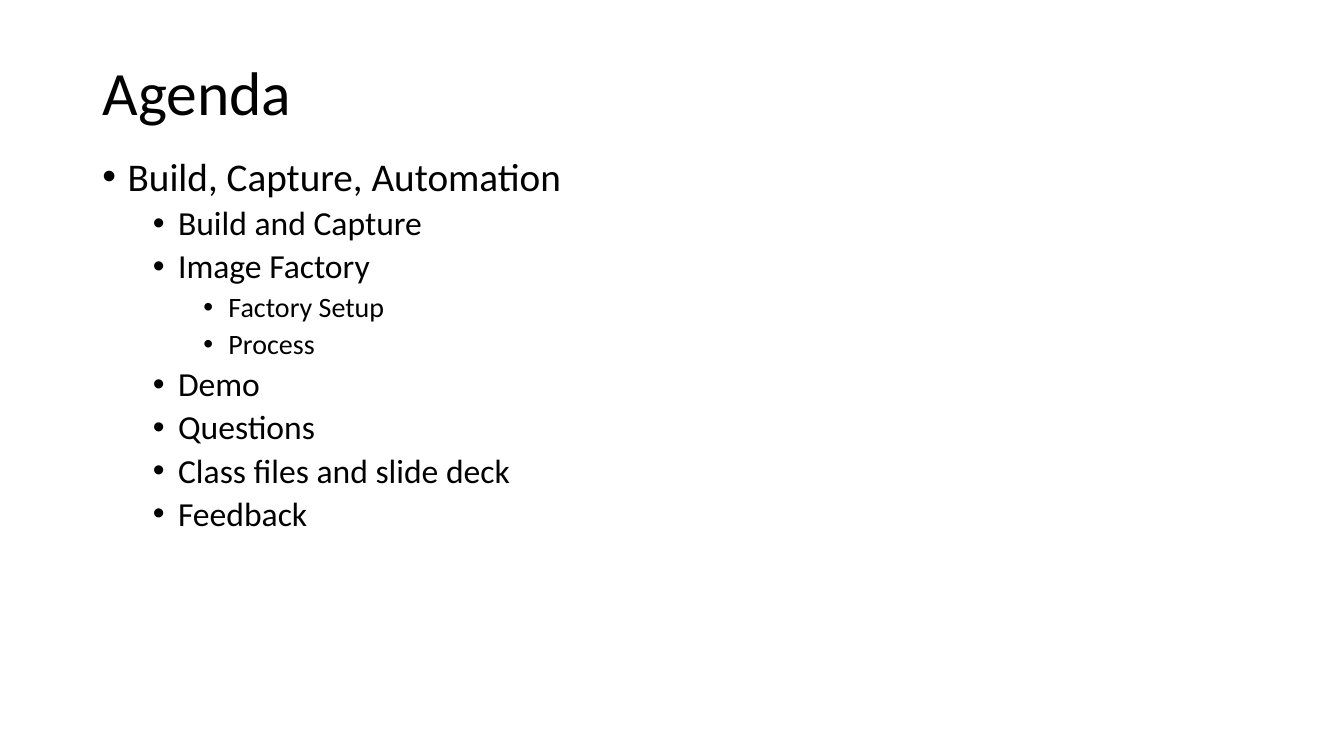
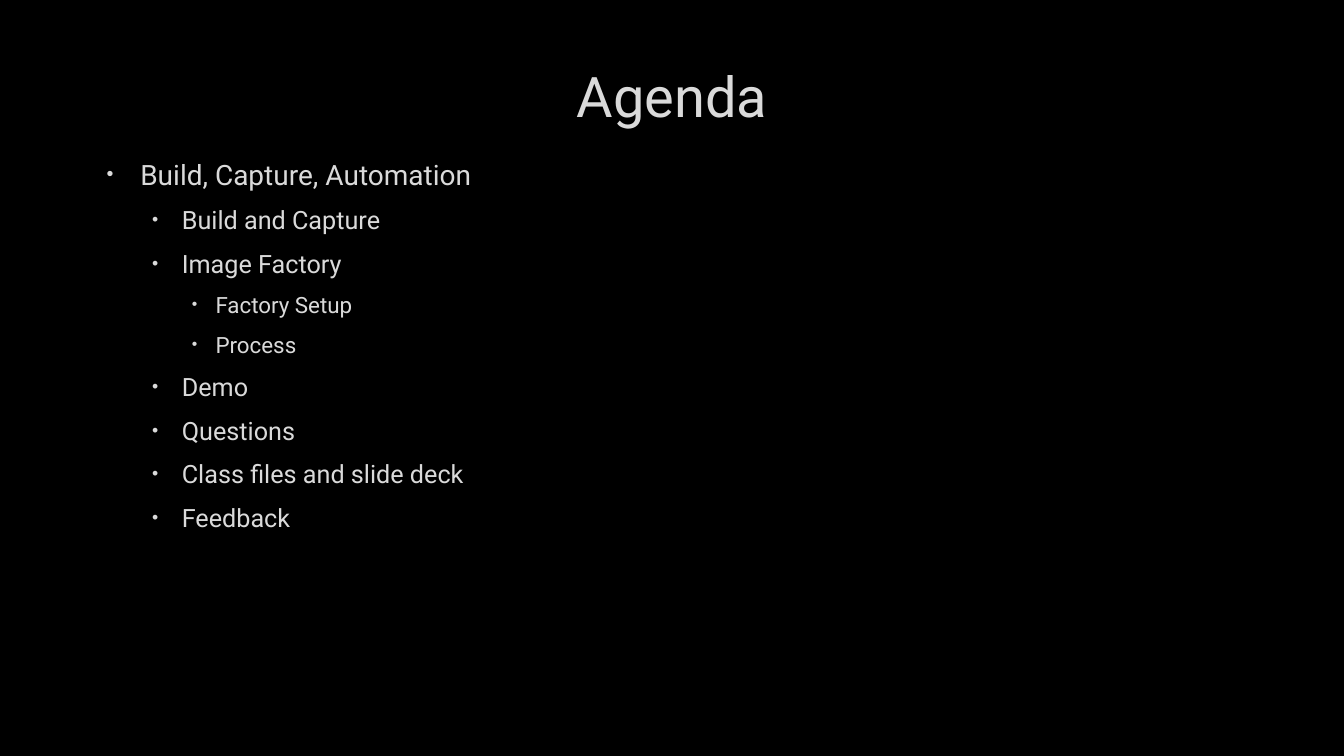
Before and after one commit to fydexx/HECC-2018, a slide deck: slide 2 of Part_01/Section03.pptx. Drawn at 1344x756 pixels with LibreOffice and Linux fonts; fonts in the diff are those of the drawing; background and template pictures are left out. Boxes give left, top, right and bottom in pixels: in the first picture for what was removed or moved away, otherwise in the second. Text is boxed around its words. In the diff, an @@ line names an element or a change of style, - is before the commit and + after.

```diff
--- a/Part_01/Section03.pptx
+++ b/Part_01/Section03.pptx
@@ background #FFFFFF to picture (left out) @@
@@ title "Agenda" at bbox=[577, 75, 767, 129]: size 44 to 40 pt, font Calibri to Roboto, text colour #000000 to #DADADA, letter outline none to #404040 0.75 pt; alignment left to centre; line spacing 0.9 to 1 @@
@@ text "Build, Capture, Automation" at bbox=[140, 164, 471, 528]: size 28 to 20 pt in "Build, Capture, Automation"; font Calibri to Roboto, text colour #000000 to #DADADA, letter outline none to #404040 0.75 pt; size 24 to 18 pt in "Build and Capture", "Image Factory", "Demo", "Questions" and 2 more places; size 20 to 16 pt in "Factory Setup", "Process"; indent changed; line spacing 0.9 to 1; more space between paragraphs @@
```
Also in this commit, not shown: 9 other slides changed.
